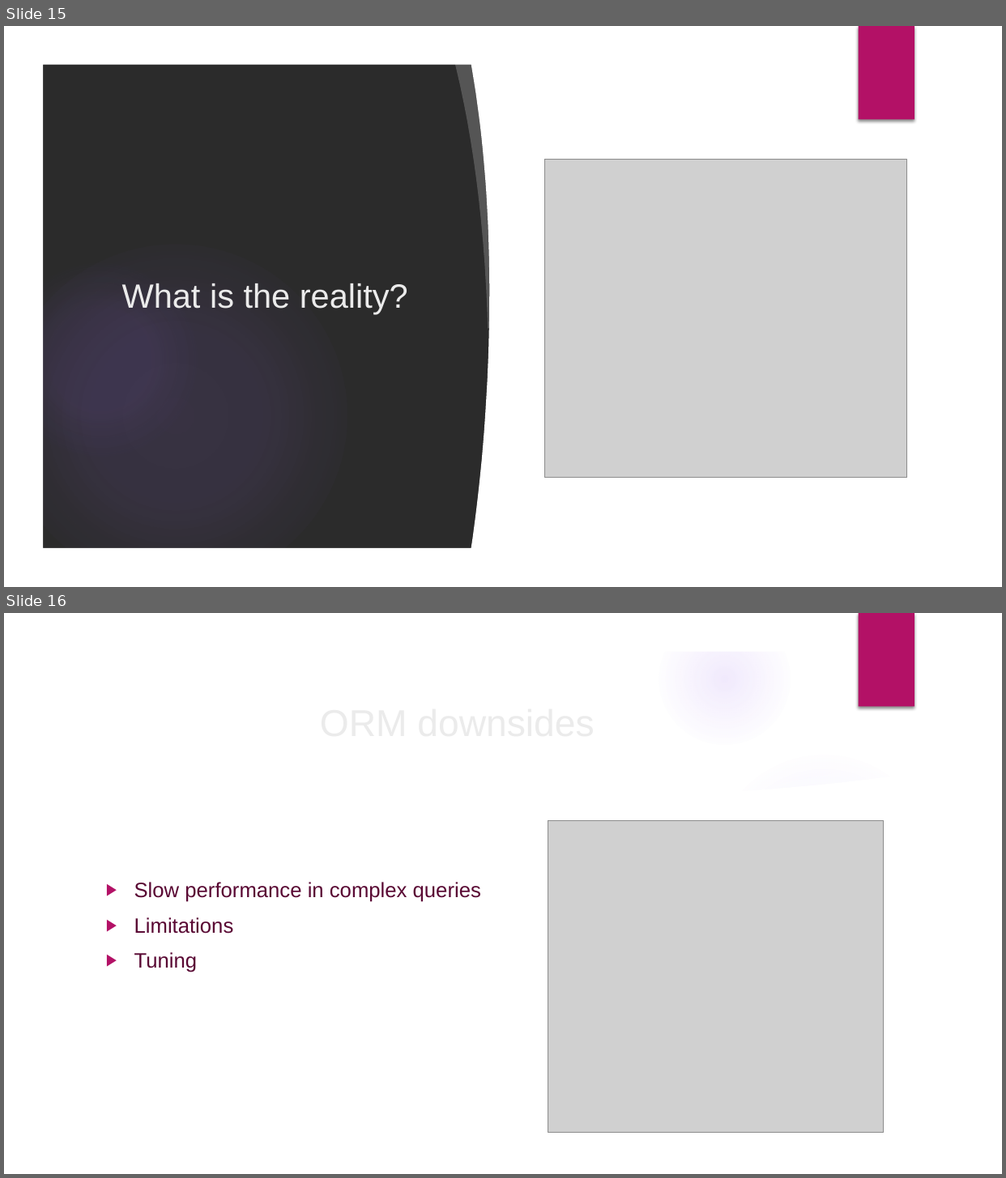
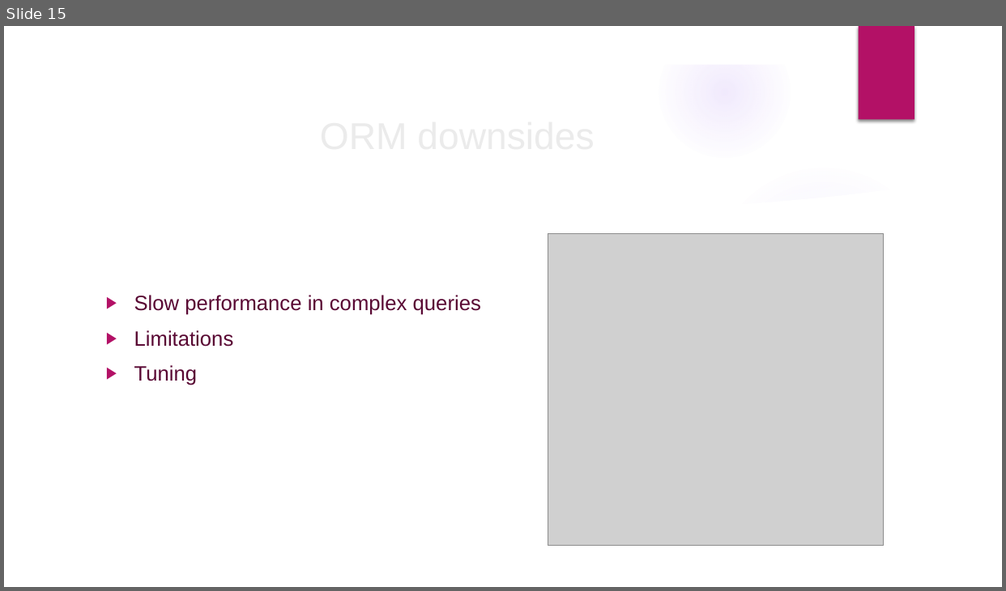
Before and after one commit to velizar92/TSK_Presentations, a slide deck: Databases_and_EntityFrameworkCore.pptx. Shown one above the other, each under a label of ours: slides 15 and 16 before the commit, slide 15 after it. The pictures are 1006x1178 and 1006x591 pixels, drawn with LibreOffice and Linux fonts; fonts in the diff are those of the drawing; grey boxes stand for pictures; background and template pictures are left out; a plain dark background stands for a picture behind light text. Boxes give left, top, right and bottom in pixels: in the first picture for what was removed or moved away, otherwise in the second. Text is boxed around its words. In the diff, an @@ line names an element or a change of style, - is before the commit and + after.

```diff
--- a/Databases_and_EntityFrameworkCore.pptx
+++ b/Databases_and_EntityFrameworkCore.pptx
@@ slide 15 removed at [4, 26, 1002, 587], background picture (left out); not listed: 6 template elements that a slide beside it also shows @@
@@ freeform shape removed at [454, 58, 512, 330] @@
@@ freeform shape removed at [470, 58, 573, 554] @@
@@ rectangle removed at [509, 59, 967, 555] @@
@@ picture removed at [544, 160, 907, 477] @@
@@ title removed at [122, 284, 408, 314] @@
-What is the reality?
@@ what was slide 16 is now slide 15 @@
```
Also in this commit, not shown: 1 slide changed.
